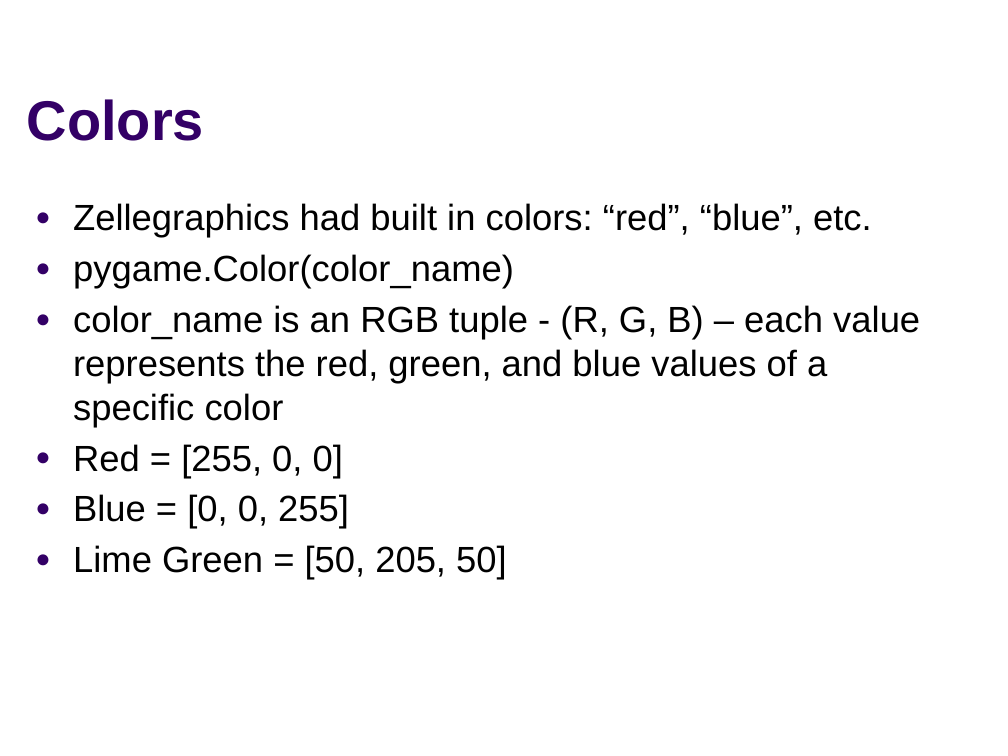
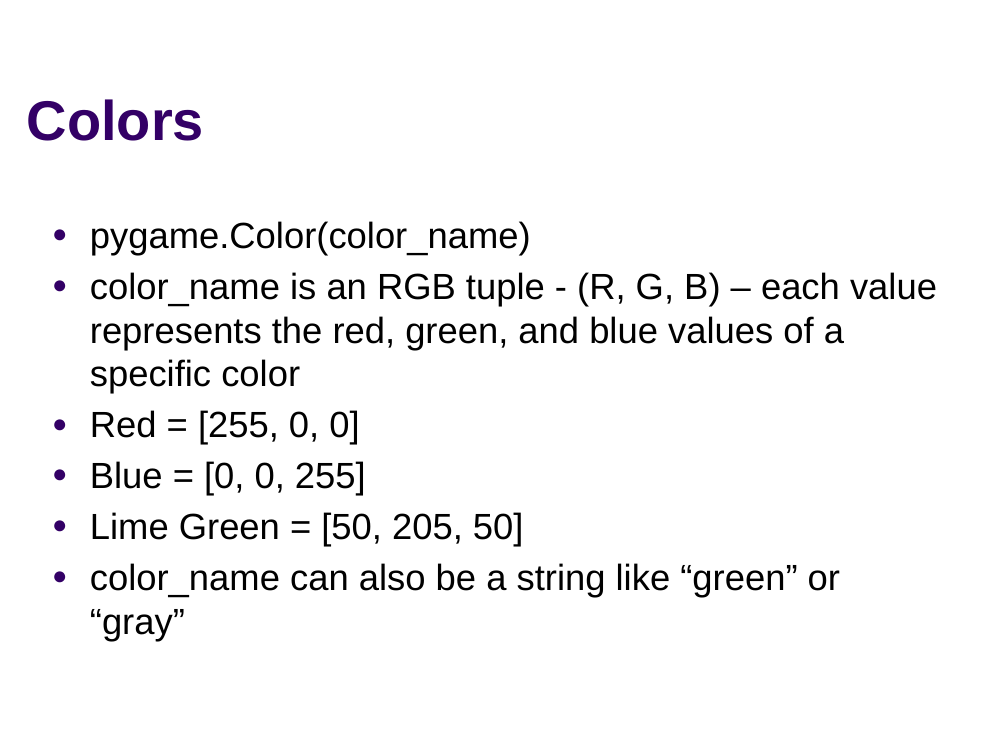
Before and after one commit to RHIT-CSSE/catapult, a slide deck: slide 8 of docs/Program/Session3/2019UpdatedPygame.pptx (slide 9 before the commit). Drawn at 1008x756 pixels with LibreOffice and Linux fonts; fonts in the diff are those of the drawing; background and template pictures are left out. Boxes give left, top, right and bottom in pixels: in the first picture for what was removed or moved away, otherwise in the second. Text is boxed around its words. In the diff, an @@ line names an element or a change of style, - is before the commit and + after.

```diff
--- a/docs/Program/Session3/2019UpdatedPygame.pptx
+++ b/docs/Program/Session3/2019UpdatedPygame.pptx
@@ text "pygame.Color(color_name)": place and size @@
-text "pygame.Color(color_name)" at (73, 203, 920, 580)
+text "pygame.Color(color_name)" at (90, 221, 937, 641)
@@ text at (73, 203, 872, 238): paragraph removed @@
-● Zellegraphics had built in colors: “red”, “blue”, etc.
@@ text at (90, 563, 840, 641): paragraph added @@
+● color_name can also be a string like “green” or “gray”
```
Also in this commit, not shown: 8 other slides changed, 1 slide removed, 5 other files.
